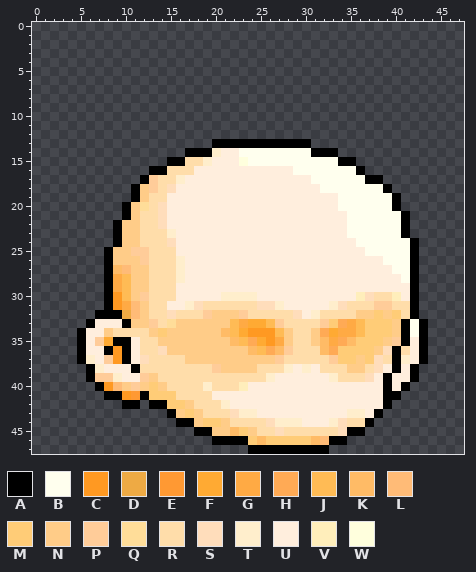
Two states of a pixel-art sprite, images/hero/head_right.png. This is how it looked before the edit.
The file is 48x48 pixels. Colours within 5 levels of each other are drawn and written as one.
Palette (. is transparent): A #000000  B #ffffee  C #ff9922  D #eeaa44  E #ff9933  F #ffaa33  G #ffaa44  H #ffaa55  J #ffbb55  K #ffbb66  L #ffbb77  M #ffcc77  N #ffcc88  P #ffcc99  Q #ffdd99  R #ffddaa  S #ffddbb  T #ffeecc  U #ffeedd  V #ffeebb  W #ffffdd
Pixels before, first column x 5:
13 ...............AAAAAAAAAAA.............
14 ............AAATUUBBBBBBBBAAA..........
15 ..........AARRTUUUWBBBBBBBBBBAA........
16 ........AARRRUUUUUUUUUUUBBBBBBBA.......
17 .......APRRTUUUUUUUUUUUUUUBBBBBBAA.....
18 ......ANPRSUUUUUUUUUUUUUUUUBBBBBBBA....
19 ......ANRRUUUUUUUUUUUUUUUUUUUBBBBBBA...
20 .....ANQRSUUUUUUUUUUUUUUUUUUUBBBBBBA...
21 .....ANRRSUUUUUUUUUUUUUUUUUUUUBBBBBBA..
22 ....ANNRRSUUUUUUUUUUUUUUUUUUUUBBBBBBA..
23 ....ANNRRRTUUUUUUUUUUUUUUUUUUUBBBBBBA..
24 ....ANNRRRSUUUUUUUUUUUUUUUUUUUUBBBBBBA.
25 ...ANNPPRRRUUUUUUUUUUUUUUUUUUUUUBBBBBA.
26 ...ANNNPRRRTUUUUUUUUUUUUUUUUUUUUUUBBBA.
27 ...AKLNNRRRTUUUUUUUUUUUUUUUUUUUUUUUBBA.
28 ...AGJNNRRRTUUUUUUUUUUUUUUUUUUUUUUUUBA.
29 ...AGJNNRRRUUUUUUUUUUUUUUUUUUUUUUUUUUA.
30 ...ACJNPRRRUUUUUTTTTUUUUUUUUUUUVSRRVUA.
31 ...ACGLNRRUUTSRRRRRRSSTUUUUUTSRRRPPRRA.
32 ..AAADLNRRSRRRPNNNPRRRRRSUTRRRRNNMNMRA.
33 .AUUUANNPRQNNNNNNJGFFJPRRRRPMHGJMMMNABA
34 AUUNRRRRNMNNNNNNKJFCCCJNRRNHFGGJMMMNABA
35 AUPFAAURRNNNNNNNNKJHFCGNRRNKGHKMMMNPAUA
36 AUUACAURRSNNNNNNNNNKJHKPRRRKHMMMMNSARUA
37 ATUPCAUSRRRRNNNNNNNNNNPRRRRRPMMNMSRATUA
38 .ATUUUARRRRRRRRPNNNNRRRTUTURRRNNRSUAUA.
39 .APPTUUPNRRRRRRRRRRRRTUUUUUUTRRRSUAUUA.
40 ..ACLNPNMNRRRRTRRRVUUUUUUUUUUUUUUUAUA..
41 ...AACEAMMMRRRRUUUUUUUUUUUUUUUUUUUAA...
42 .....AA.AAMMNRRRTUUUUUUUUUUUUUUUUUA....
43 ..........ANMNRRRSTTUUUUUUUUUUTTUA.....
44 ...........AANMMNRRRRSTTTUUUTSRRA......
45 .............AANNKMNRRSRRRRRRSAA.......
46 ...............AAAAMKMMMMMKLAA.........
47 ...................AAAAAAAAA...........
After:
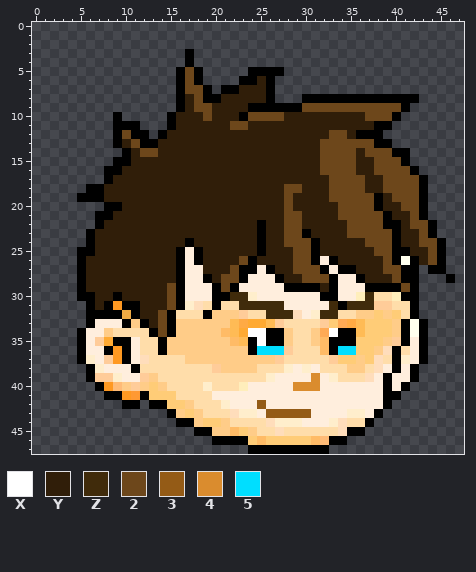
Colours new in this view: X #ffffff  Y #301e09  Z #402b0b  2 #6d471b  3 #945b16  4 #da8c2e  5 #00deff
Edits made:
Changed rows in their new state; - is an unchanged pixel.
first column x 5:
 3 ------------A-----------------------------
 4 ------------A-----------------------------
 5 -----------A2A-----AAAA-------------------
 6 -----------A2A----AAYA--------------------
 7 -----------A22A-AAYYYA--------------------
 8 -----------AY2AAYYYYYA---AAAAAAAAAAAAA----
 9 -----------AY22YYYYAAAAAA22222222222A-----
10 ----A-----AYYY2YYYA2222YYYYYYYYY222A------
11 ----AAA---AYYYYYY22YYYYYYYYYYYYYYAA-------
12 ----A2AA-AYYYYYYYYYYYYYYYYYY22YAAA--------
13 ----AY2AAYYYYYYYYYYYYYYYYYY222222AA-------
14 -----AY22YYYYYYYYYYYYYYYYYY2222Y222AA-----
15 ----AAYYYYYYYYYYYYYYYYYYYYY2222YY222A-----
16 ---AAYYYYYYYYYYYYYYYYYYYYYY2222YY2222A----
17 ---AYYYYYYYYYYYYYYYYYYYYYYYY2222YY2222A---
18 -AAYYYYYYYYYYYYYYYYYYYY22YYY2222YY2222A---
19 AAAYYYYYYYYYYYYYYYYYYYY2YYYY22222AY222A---
20 ---AAYYYYYYYYYYYYYYYYYY2YYYYY2222AYY22A---
21 --AAYYYYYYYYYYYYYYYYYYY22YYYY22222AYY2A---
22 --AYYYYYYYYYYYYYYYYYAYY22YYYYY2222AAY22A--
23 -AYYYYYYYYYYYYYYYYYYAYY22AYYYY22222AYY2A--
24 -AYYYYYYYYYYAYYYYYYYAYY222AYYYYY222AYY22A-
25 AAYYYYYYYYYA-AYYYYYYAYYY22AYYYYYY22AAYY2A-
26 AYYYYYYYYYYA-AYYYY2AYYYY22A-AYYYYY2A--Y2A-
27 AYYYYYYYYYYA--YYY2AA-AYY222A-AAYYY22A--AA-
28 AYYYYYYYYYYA--AY22A---AYY222A--AYYY2A----A
29 AYYYYYYYYY2A---A2A-----AAAAYA---AAAA2-----
30 AAYYAYYYYY2A---AAZZ--------AA---Z---A-----
31 -AY--AAYYY2A---A--ZZZZZ-----ZAZZZ---------
32 -A----AYY2A---A------ZZZ---ZZ-------------
33 -------AY2A-------------------------------
34 --------A2A--------XXAA-----XAA-----------
35 ---------A---------AXAA-----AAA-----------
36 ---------A---------A555-----A55-----------
39 --------------------------4---------------
40 ------------------------444---------------
42 --------------------3---------------------
43 ---------------------33333----------------
